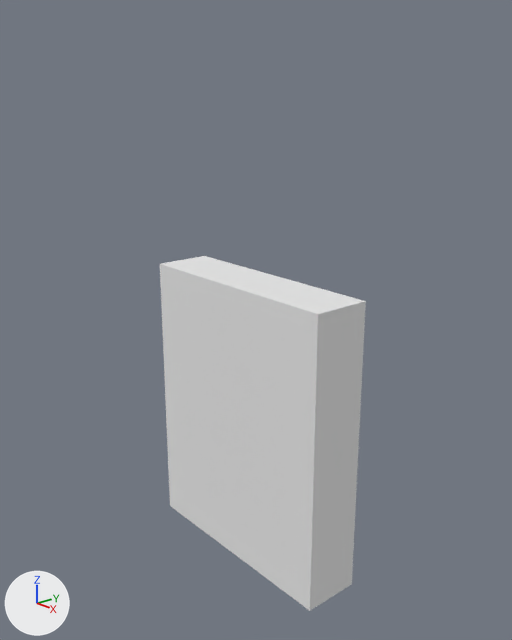
The Blender file assets/characters/man/man.blend as it was, and as the next commit left it.
Camera for both pictures: a 50 mm lens placed at (4.28, -3.65, 3.97), pointed at (0.02, -0.02, 2.17). The axes (+X, +Y, +Z) are drawn at lower left. The lights are the same throughout. The same objects are shown in both versions, whatever each file hides.

The older version as bpy lines, for what is in view:
```python
me_cube = bpy.data.meshes.new('Cube')
me_cube.from_pydata(...)  # a box spanning x -1.0..1.0, y -1.0..1.0, z -1.0..1.0
me_cube.materials.append(mat_matboundingbox)  # white #e7e7e7
ob_boundingbox = bpy.data.objects.new('BoundingBox', me_cube)
ob_boundingbox.location = (-0.033, -0.005, 1.239)
ob_boundingbox.scale = (1.0, 0.25, 1.25)
```
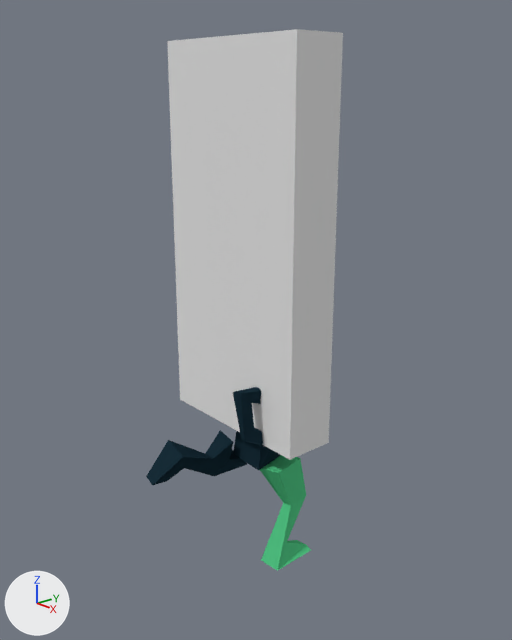
Commit message: Modified Man for back view

Where the newer file only moved an object's origin or applied its transform, the numbers keep the older frame.

The change, as a list of edits to the scene's bpy script:
```text
Change me_cube:
    where me_cube.from_pydata(...)  # 8 vertices, 6 faces; spans x -1.0..1.0, y -1.0..1.0, z -1.0..1.0
    used by ob_boundingbox; location = (-0.033, -0.005, 1.239); scale = (1.0, 0.25, 1.25)
    me_cube part 1: the whole mesh is scaled about its middle by (0.75, 0.87, 1.25), then moved by (-0.03, -0.04, 1.24)
Add me_mesh_000:
    me_mesh_000.from_pydata(...)  # 109 vertices, 132 faces, 1 loose edge; spans x -0.0225..0.032, y -0.0469..0.0367, z -0.0672..0.037
    # faces by material slot: [75, 57]
    me_mesh_000.materials.append(mat_matdark)  # dark blue #182d38
    me_mesh_000.materials.append(mat_matlight)  # green #52c685
Add ob_runner_1:
    ob_runner_1 = bpy.data.objects.new('RUNNER', me_mesh_000)
    ob_runner_1.location = (-0.029, -0.01, 1.355)
    ob_runner_1.rotation_euler = (0.00664, 0.138, -0.0826)  # degrees (0.4, 7.9, -4.7)
    ob_runner_1.scale = (19.9, 19.9, 19.9)
```

Changed parts and their boxes (x1, y1, x2, y2) in the pictures (512 x 640 px):
'BoundingBox', mesh rescaled (14% narrower, 21% taller)
    before: (160, 256, 366, 611)
    after: (167, 29, 343, 460)
'RUNNER', added
    after: (146, 387, 311, 571)
    faces in mat_matdark (dark blue #182d38): (146, 387, 280, 485)
    faces in mat_matlight (green #52c685): (260, 455, 311, 571)
